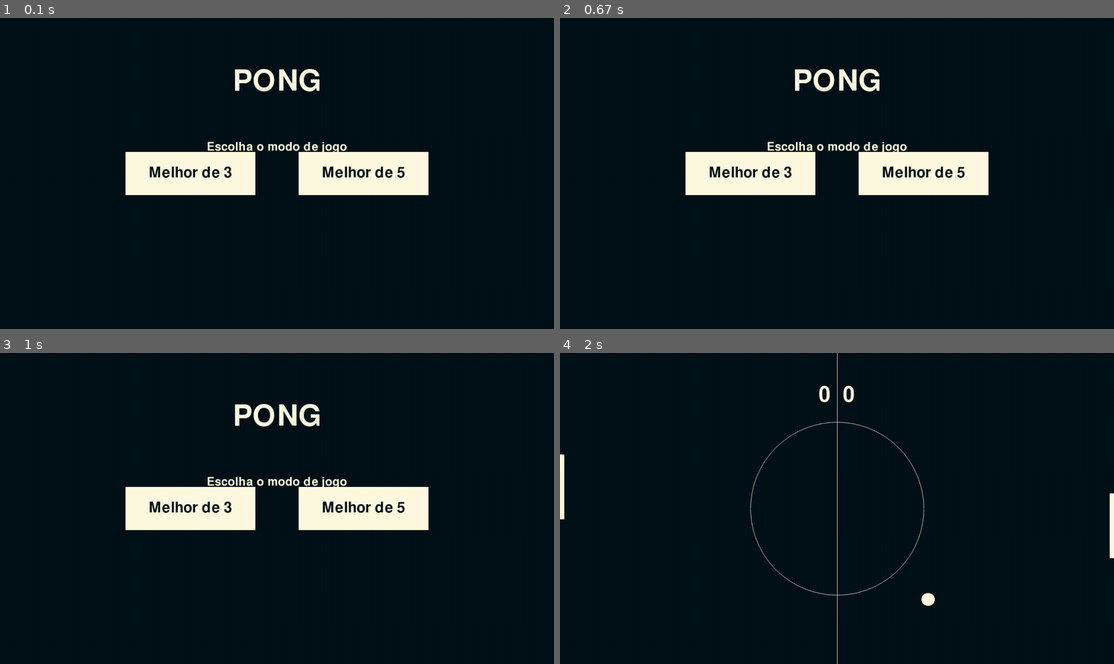
Above: before the commit, frames 1-4 (two rows, left to right).
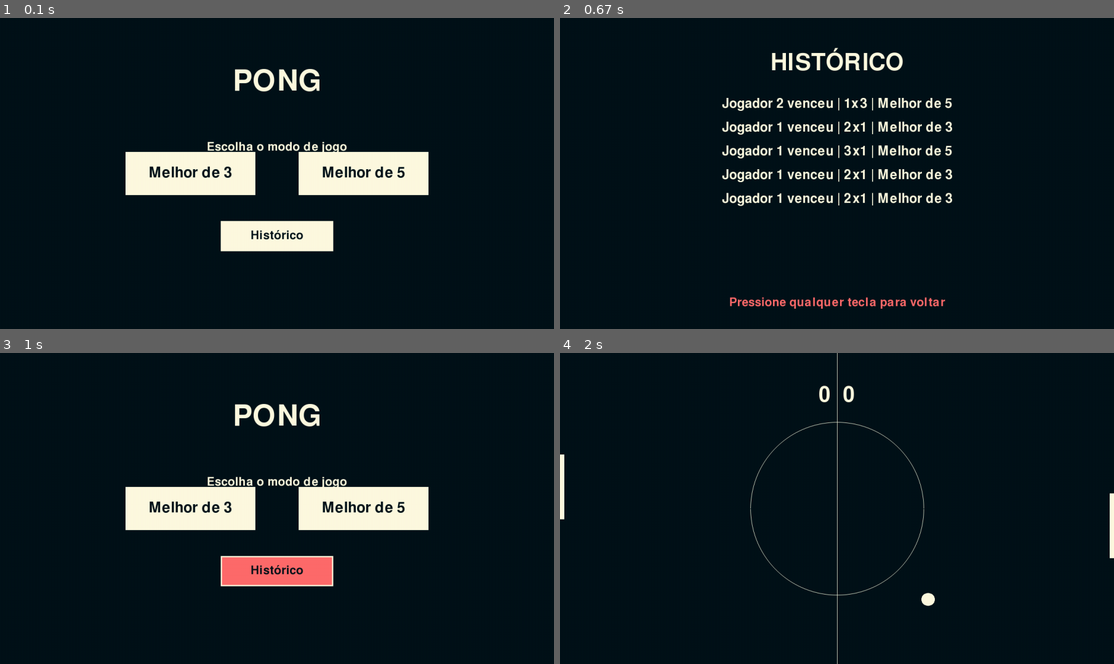
Above: after the commit, the same moments.

Repository: lumoraisb/Pygame-IntroAlg
Game: pygame game, started from main.py
Two runs of this game, one before a commit and one after it. Both use one fixed random seed, a clock stepped at 60 frames per second and the inputs below.
Inputs (mouse positions are in pixels of both pictures, inside the frame that each line leads up to):
- Up to frame 1 (0.1 s): no input
- Up to frame 2 (0.67 s): click (837, 235) at 0.38 s, where only the run after the commit has a clickable "Histórico"
- Up to frame 3 (1 s): hold Up from 0.67 s (still down)
- Up to frame 4 (2 s): release Up at 1.13 s; click (704, 511) at 1.22 s; hold Down 1.5-1.8 s; move the mouse to (665, 580) at 1.53 s; hold Up from 1.83 s (still down); hold W from 1.83 s (still down)

The runs differ from the first frame. In frame 1, 2.0% of the frame differs, in the area x 39-61%, y 65-76%; in frame 2, 11%, in the area x 22-78%, y 9-94%; in frame 3, 2.0%; in frame 4, nothing differs.

Commit message:
adiciona histórico de partidas, dados.py e atualiza README

Diff:
--- a/data/ranking.txt
+++ b/data/ranking.txt
@@ -0,0 +1,5 @@
+Jogador 1 venceu | 2x1 | Melhor de 3
+Jogador 1 venceu | 2x1 | Melhor de 3
+Jogador 1 venceu | 3x1 | Melhor de 5
+Jogador 1 venceu | 2x1 | Melhor de 3
+Jogador 2 venceu | 1x3 | Melhor de 5
--- a/src/__init__.py
+++ b/src/__init__.py
@@ -0,0 +1 @@
+from src import config, funcoes, dados, jogo
--- /dev/null
+++ b/src/dados.py
@@ -0,0 +1,20 @@
+import os
+
+#caminho para o arquivo de histórico de partidas
+RANKING_PATH = os.path.join(os.path.dirname(__file__), "..", "data", "ranking.txt")
+
+
+#salva o resultado da partida no arquivo de histórico
+def salvar_partida(vencedor, score_p1, score_p2, modo):
+    with open(RANKING_PATH, "a") as f:
+        f.write(f"Jogador {vencedor} venceu | {score_p1}x{score_p2} | Melhor de {modo}\n")
+
+
+#lê e retorna as últimas 10 partidas, da mais recente para a mais antiga
+def carregar_historico():
+    try:
+        with open(RANKING_PATH, "r") as f:
+            linhas = f.readlines()
+    except FileNotFoundError:
+        return []
+    return [l.strip() for l in linhas if l.strip()][-10:][::-1]
--- a/src/jogo.py
+++ b/src/jogo.py
@@ -3,6 +3,46 @@
 
 from src.config import bg_color, prop_color, ball_radius, player_width, player_height, ball_speed, player_speed, fps
 from src.funcoes import inverter, bateu_em_cima_ou_embaixo, bateu_nas_laterais, limitar_jogador, bateu_no_jogador
+from src.dados import salvar_partida, carregar_historico
+
+
+#exibe as últimas 10 partidas salvas
+def tela_historico(screen, screen_width, screen_height):
+    font_title = pygame.font.Font(None, 80)
+    font_item = pygame.font.Font(None, 45)
+    font_info = pygame.font.Font(None, 40)
+    clock = pygame.time.Clock()
+
+    #carrega as últimas 10 partidas do arquivo de histórico
+    partidas = carregar_historico()
+
+    while True:
+        for event in pygame.event.get():
+            if event.type == pygame.QUIT:
+                pygame.quit()
+                quit()
+            if event.type == pygame.KEYDOWN or event.type == pygame.MOUSEBUTTONDOWN:
+                return
+
+        screen.fill(bg_color)
+
+        title_text = font_title.render("HISTÓRICO", True, prop_color)
+        screen.blit(title_text, title_text.get_rect(center=(screen_width // 2, 100)))
+
+        #exibe mensagem caso não haja partidas registradas
+        if not partidas:
+            msg = font_info.render("Nenhuma partida registrada.", True, prop_color)
+            screen.blit(msg, msg.get_rect(center=(screen_width // 2, screen_height // 2)))
+        else:
+            for i, linha in enumerate(partidas):
+                texto = font_item.render(linha, True, prop_color)
+                screen.blit(texto, texto.get_rect(center=(screen_width // 2, 200 + i * 55)))
+
+        voltar = font_info.render("Pressione qualquer tecla para voltar", True, pygame.Color("#ff6b6b"))
+        screen.blit(voltar, voltar.get_rect(center=(screen_width // 2, screen_height - 60)))
+
+        pygame.display.update()
+        clock.tick(fps)
 
 
 def tela_selecao_modo(screen, screen_width, screen_height):
@@ -10,7 +50,6 @@
     font_button = pygame.font.Font(None, 50)
     font_info = pygame.font.Font(None, 40)
 
-    # Criar botões
     button_width, button_height = 300, 100
     button_spacing = 100
 
@@ -20,6 +59,9 @@
 
     button_3_rect = pygame.Rect(button_3_x, button_y, button_width, button_height)
     button_5_rect = pygame.Rect(button_5_x, button_y, button_width, button_height)
+
+    hist_width, hist_height = 260, 70
+    hist_rect = pygame.Rect((screen_width - hist_width) // 2, button_y + button_height + 60, hist_width, hist_height)
 
     selecionado = None
     menu_ativo = True
@@ -42,35 +84,34 @@
                 elif button_5_rect.collidepoint(mouse_pos):
                     selecionado = 5
                     menu_ativo = False
-
-        # Desenhar tela de seleção
-        screen.fill(bg_color)
-
-        # Título
+                elif hist_rect.collidepoint(mouse_pos):
+                    tela_historico(screen, screen_width, screen_height)
+
+        screen.fill(bg_color)
+
         title_text = font_title.render("PONG", True, prop_color)
-        title_rect = title_text.get_rect(center=(screen_width//2, 150))
-        screen.blit(title_text, title_rect)
-
-        # Subtítulo
+        screen.blit(title_text, title_text.get_rect(center=(screen_width // 2, 150)))
+
         subtitle_text = font_info.render("Escolha o modo de jogo", True, prop_color)
-        subtitle_rect = subtitle_text.get_rect(center=(screen_width//2, 300))
-        screen.blit(subtitle_text, subtitle_rect)
-
-        # Botão Melhor de 3
+        screen.blit(subtitle_text, subtitle_text.get_rect(center=(screen_width // 2, 300)))
+
         button_3_color = pygame.Color("#ff6b6b") if button_3_rect.collidepoint(mouse_pos) else prop_color
         pygame.draw.rect(screen, button_3_color, button_3_rect)
         pygame.draw.rect(screen, prop_color, button_3_rect, 3)
         button_3_text = font_button.render("Melhor de 3", True, bg_color)
-        button_3_text_rect = button_3_text.get_rect(center=button_3_rect.center)
-        screen.blit(button_3_text, button_3_text_rect)
-
-        # Botão Melhor de 5
+        screen.blit(button_3_text, button_3_text.get_rect(center=button_3_rect.center))
+
         button_5_color = pygame.Color("#ff6b6b") if button_5_rect.collidepoint(mouse_pos) else prop_color
         pygame.draw.rect(screen, button_5_color, button_5_rect)
         pygame.draw.rect(screen, prop_color, button_5_rect, 3)
         button_5_text = font_button.render("Melhor de 5", True, bg_color)
-        button_5_text_rect = button_5_text.get_rect(center=button_5_rect.center)
-        screen.blit(button_5_text, button_5_text_rect)
+        screen.blit(button_5_text, button_5_text.get_rect(center=button_5_rect.center))
+
+        hist_color = pygame.Color("#ff6b6b") if hist_rect.collidepoint(mouse_pos) else prop_color
+        pygame.draw.rect(screen, hist_color, hist_rect)
+        pygame.draw.rect(screen, prop_color, hist_rect, 3)
+        hist_text = font_info.render("Histórico", True, bg_color)
+        screen.blit(hist_text, hist_text.get_rect(center=hist_rect.center))
 
         pygame.display.update()
 
@@ -124,7 +165,6 @@
     # Exibir tela de seleção de modo
     modo = tela_selecao_modo(screen, screen_width, screen_height)
 
-    # Calcular limite de vitórias baseado no modo
     vitoria_limite = 2 if modo == 3 else 3
 
     score_p1 = 0
@@ -229,5 +269,6 @@
         clock.tick(fps)
 
     vencedor = 1 if score_p1 >= vitoria_limite else 2
+    salvar_partida(vencedor, score_p1, score_p2, modo)
     tela_resultado_final(screen, screen_width, screen_height, vencedor)
     pygame.quit()
Not shown, changed: README.md
